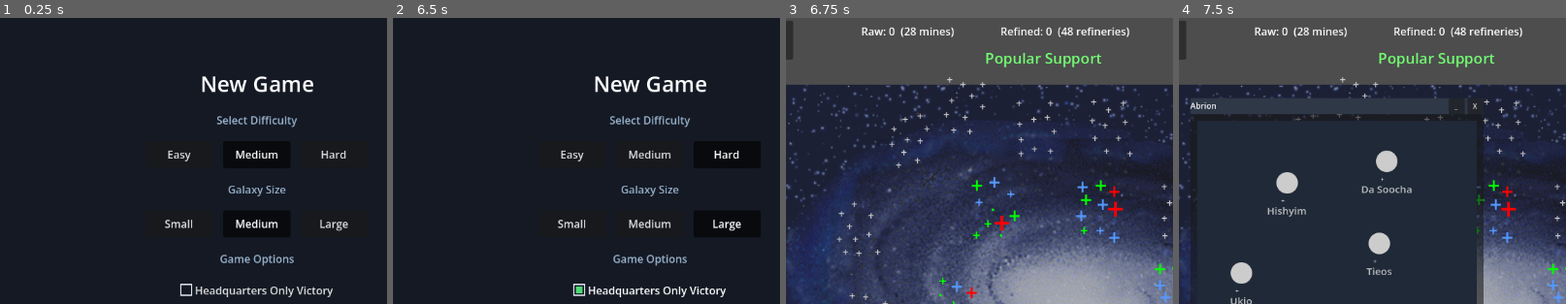
Above: before the commit, frames 1-4 (left to right).
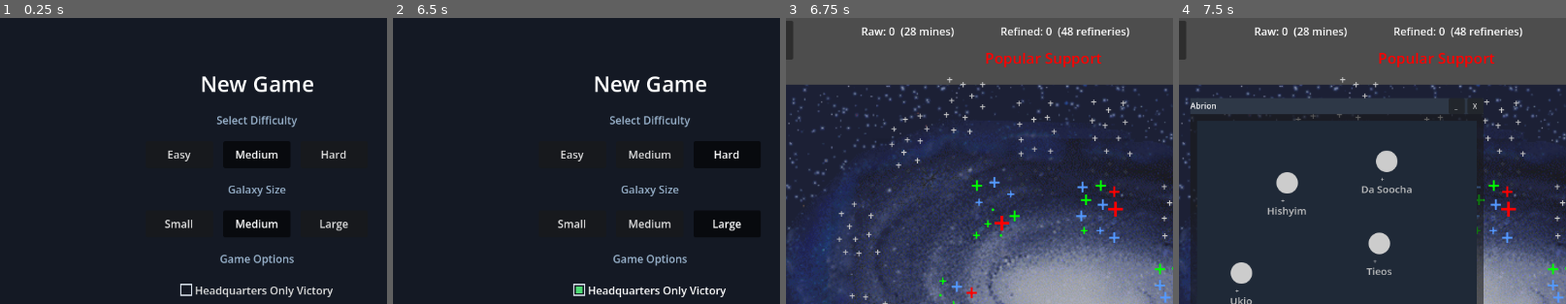
Above: after the commit, the same moments.

Repository: TeeJS/schmitz-wars
Game: Godot game, scene res://Menu.tscn
Same seed, same stepped clock (60 frames per second), same inputs: the game is played once before the commit and once after it.
Inputs:
- Up to frame 1 (0.25 s): no input
- Up to frame 2 (6.5 s): click "Easy" at 0.5 s; click "Easy" at 1.25 s; click "Medium" at 2 s; click "Hard" at 2.75 s; click "Small" at 3.5 s; click "Medium" at 4.25 s; click "Large" at 5 s; click "Headquarters Only Victory" at 5.75 s
- Up to frame 3 (6.75 s): click "Rebel Alliance" at 6.5 s
- Up to frame 4 (7.5 s): click "Abrion" at 7.25 s
The pictures show only the part of the screen within x 17-67%, y 0-50%; the shares and areas given below are measured in that part.

Frames 1-2 are identical in both runs. In frame 3, 0.6% of the frame differs, in the area x 51-82%, y 12-18%; in frame 4, 0.6%.

Commit message:
The GID mode label wears the player's faction color; Leave Game shows on a real MP drop
gid_bar.gd: the top-center active-mode label ("Popular Support", etc.) took a hardcoded green Color(0.45,1.0,0.45) for every faction - Empire green shown to a Rebel player. It now takes GameSettings.PlayerFaction.FactionColor (red for the Rebellion, green for the Empire, pack-driven), with the old green kept as a null-guard fallback. The C# original has the same bug at frontend/GidBar.cs:43 - logged for backport.

game_manager.gd: _MpWatch reset _waitingSince every time the Waiting box became visible, so closing it (X) and having it re-pop restarted the 60s Leave-Game clock; and it gated the Leave button on that delay even for a real opponent_gone. Now _wasWaiting timestamps the wait once on the false->true transition, and _leaveBtn.visible = session.opponent_gone or (now - _waitingSince > LeaveAfterMs): Leave appears immediately on a real disconnect, after a minute on a pause, and survives close/reopen.

TeeJ, room AM-D9LA9WHG968KAC8VW8W33BG9QR; found/diffed by Doof, verified by DoofTest. Gate: tests/ui_compile.gd 52/52. BACKPORT-LOG #21.

Co-Authored-By: Claude Opus 4.8 <noreply@anthropic.com>

Diff:
--- a/src/ui/game_manager.gd
+++ b/src/ui/game_manager.gd
@@ -58,6 +58,7 @@
 var _appliedEffective: int = -1
 var _stallSince: int = -1            # ms; the opponent's end-of-day is overdue
 var _waitingSince: int = -1          # ms; the Waiting for Opponent box is up
+var _wasWaiting: bool = false        # true while a wait is in progress; keeps _waitingSince from resetting when the box is closed and re-shown
 var _waitBox: AcceptDialog
 var _leaveBtn: Button
 var _resyncing: bool = false
@@ -372,17 +373,23 @@
 				# TeeJ (room #110): the code is what a dropped player needs to come back.
 				text += "\nGame code: %s - give it to your opponent to rejoin (same player name)." % MpSetup.lobby.code
 		_waitBox.dialog_text = text
+		# Timestamp the wait ONCE, on the false->true transition - not every time
+		# the box is re-shown. Closing the box (X) and having it re-pop next tick
+		# must not restart the Leave-Game clock (TeeJ, room, 2026-09-03).
+		if not _wasWaiting:
+			_wasWaiting = true
+			_waitingSince = now
 		if not _waitBox.visible:
 			print("[GameManager] Waiting for Opponent (day %d)" % StrategicTickManager.Today)
-			_waitingSince = now
-			_leaveBtn.visible = false
 			_waitBox.popup_centered()
-		elif not _leaveBtn.visible and now - _waitingSince > LeaveAfterMs:
-			_leaveBtn.visible = true
+		# Leave Game appears IMMEDIATELY on a real disconnect (the seat is empty,
+		# no reason to wait), and after LeaveAfterMs on a mere pause.
+		_leaveBtn.visible = session.opponent_gone or (now - _waitingSince > LeaveAfterMs)
 	elif _waitBox != null and _waitBox.visible:
 		print("[GameManager] opponent is back (day %d)" % StrategicTickManager.Today)
 		_waitBox.hide()
 		_waitingSince = -1
+		_wasWaiting = false
 
 
 func _BuildWaitBox() -> void:
--- a/src/ui/gid_bar.gd
+++ b/src/ui/gid_bar.gd
@@ -26,7 +26,15 @@
 	_activeLabel.text = ""
 	_activeLabel.horizontal_alignment = HORIZONTAL_ALIGNMENT_CENTER
 	_activeLabel.add_theme_font_size_override("font_size", 22)
-	_activeLabel.add_theme_color_override("font_color", Color(0.45, 1.0, 0.45))
+	# The active-mode label ("Popular Support", etc.) takes the player's faction
+	# color - red for the Rebellion, green for the Empire, and whatever a future
+	# faction pack defines. One source of truth: PlayerFaction.FactionColor.
+	# (Was hardcoded Color(0.45,1.0,0.45) green, which showed Empire green to a
+	# Rebel player - TeeJ, room, 2026-09-03.)
+	var labelColor := Color(0.45, 1.0, 0.45)
+	if GameSettings.PlayerFaction != null:
+		labelColor = GameSettings.PlayerFaction.FactionColor
+	_activeLabel.add_theme_color_override("font_color", labelColor)
 	_activeLabel.anchor_left = 0.5
 	_activeLabel.anchor_right = 0.5
 	_activeLabel.anchor_top = 0.0
Not shown, changed: docs/BACKPORT-LOG.md
